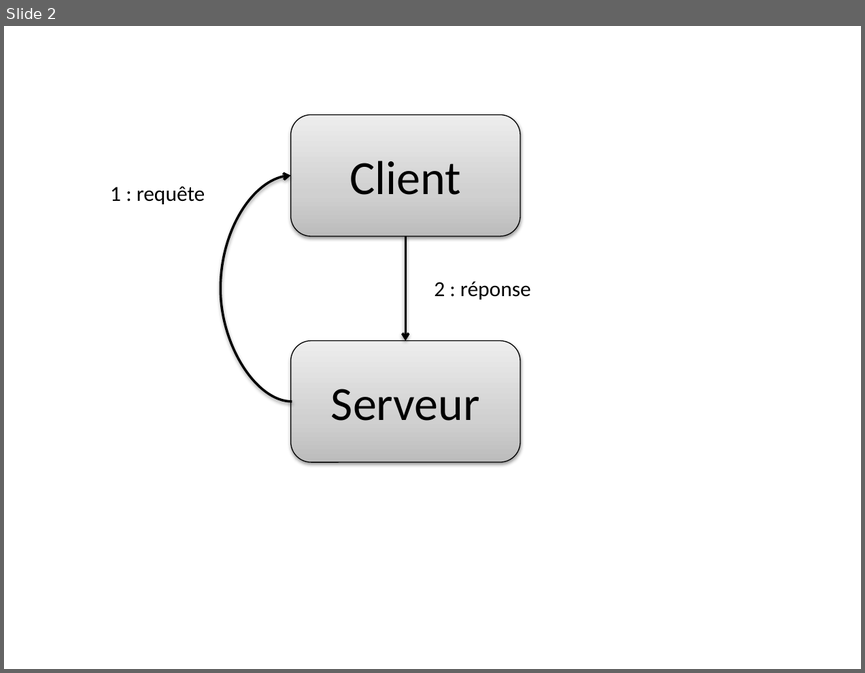
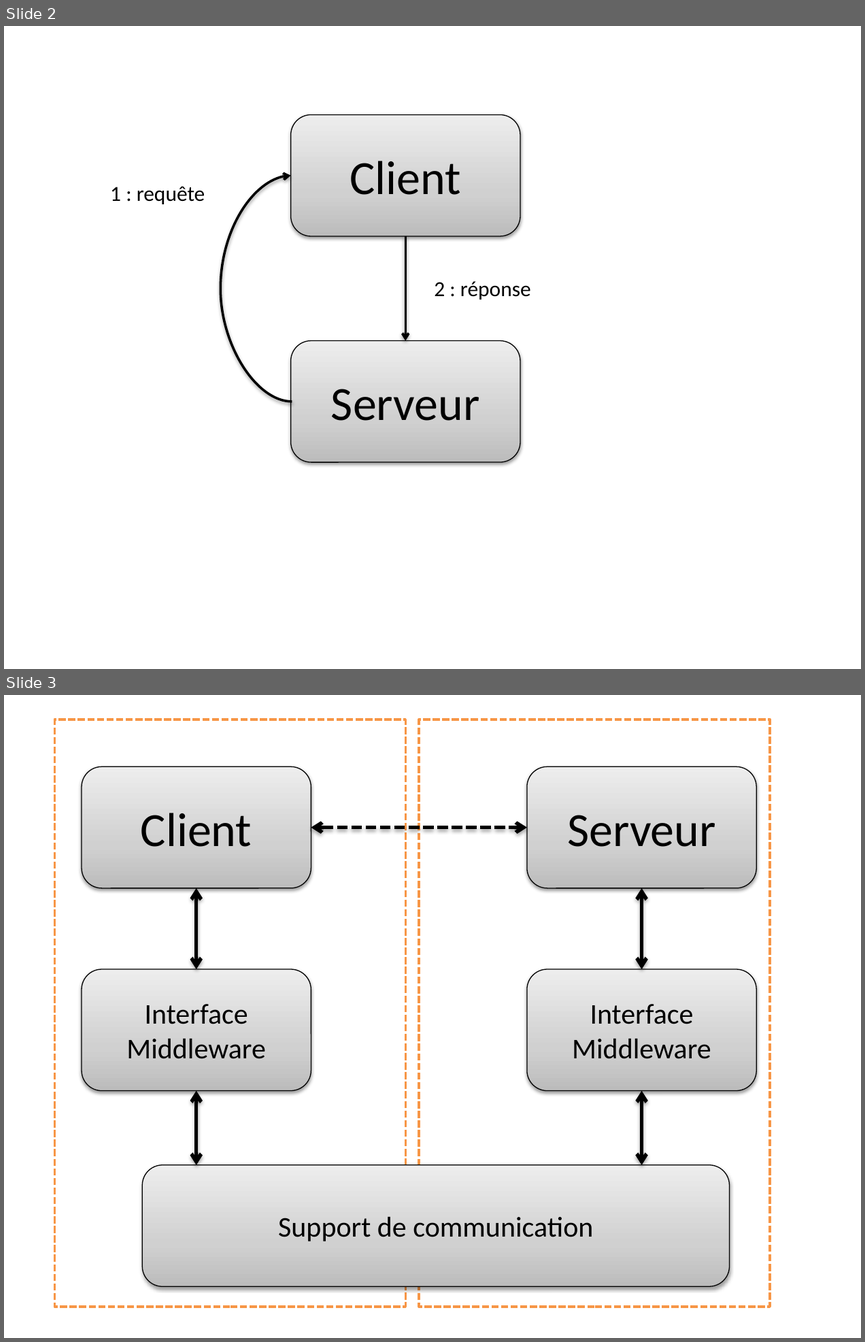
Before and after one commit to dduportal/dduportal.github.io, a slide deck: cours/ensg-asi-2014/src/img_gen.pptx. Shown one above the other, each under a label of ours: slide 2 before the commit, slides 2 and 3 after it. The pictures are 865x673 and 865x1342 pixels, drawn with LibreOffice and Linux fonts; fonts in the diff are those of the drawing. Boxes give left, top, right and bottom in pixels: in the first picture for what was removed or moved away, otherwise in the second. Text is boxed around its words. In the diff, an @@ line names an element or a change of style, - is before the commit and + after.

```diff
--- a/cours/ensg-asi-2014/src/img_gen.pptx
+++ b/cours/ensg-asi-2014/src/img_gen.pptx
@@ slide 3 added at (x1=4, y1=695, x2=861, y2=1338), background #FFFFFF @@
@@ rectangle added at (x1=54, y1=720, x2=405, y2=1307), outline #F79646 2 pt dashed @@
@@ rectangle added at (x1=419, y1=720, x2=769, y2=1307), outline #F79646 2 pt dashed @@
@@ rounded rectangle added at (x1=82, y1=767, x2=311, y2=889), fill gradient #BDBDBD to #D1D1D1 to #EEEEEE, outline #000000 0.75 pt, 40 pt, text #000000 @@
+Client
@@ rounded rectangle added at (x1=527, y1=767, x2=756, y2=889), fill gradient #BDBDBD to #D1D1D1 to #EEEEEE, outline #000000 0.75 pt, 40 pt, text #000000 @@
+Serveur
@@ double arrow added from (311, 828) to (527, 828), #000000 3 pt dashed @@
@@ double arrow added from (196, 888) to (196, 969), #000000 3 pt @@
@@ double arrow added from (641, 888) to (641, 969), #000000 3 pt @@
@@ rounded rectangle added at (x1=82, y1=969, x2=311, y2=1091), fill gradient #BDBDBD to #D1D1D1 to #EEEEEE, outline #000000 0.75 pt, 24 pt, text #000000 @@
+Interface Middleware
@@ rounded rectangle added at (x1=527, y1=969, x2=756, y2=1091), fill gradient #BDBDBD to #D1D1D1 to #EEEEEE, outline #000000 0.75 pt, 24 pt, text #000000 @@
+Interface Middleware
@@ double arrow added from (196, 1091) to (196, 1164), #000000 3 pt @@
@@ double arrow added from (641, 1091) to (641, 1164), #000000 3 pt @@
@@ rounded rectangle added at (x1=142, y1=1164, x2=729, y2=1286), fill gradient #BDBDBD to #D1D1D1 to #EEEEEE, outline #000000 0.75 pt, 24 pt, text #000000 @@
+Support de communication
```
Also in this commit, not shown: 4 other files.
